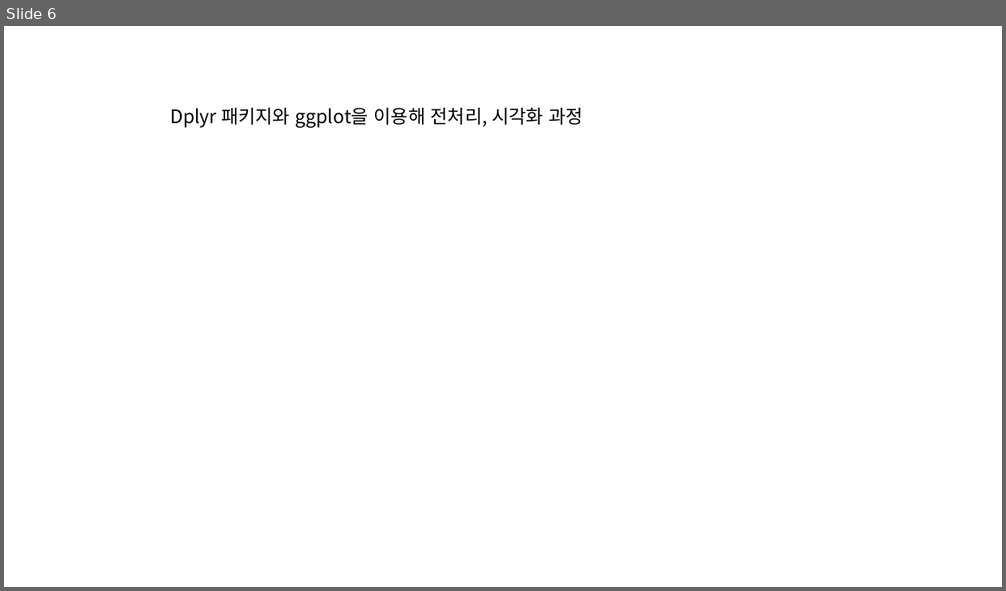
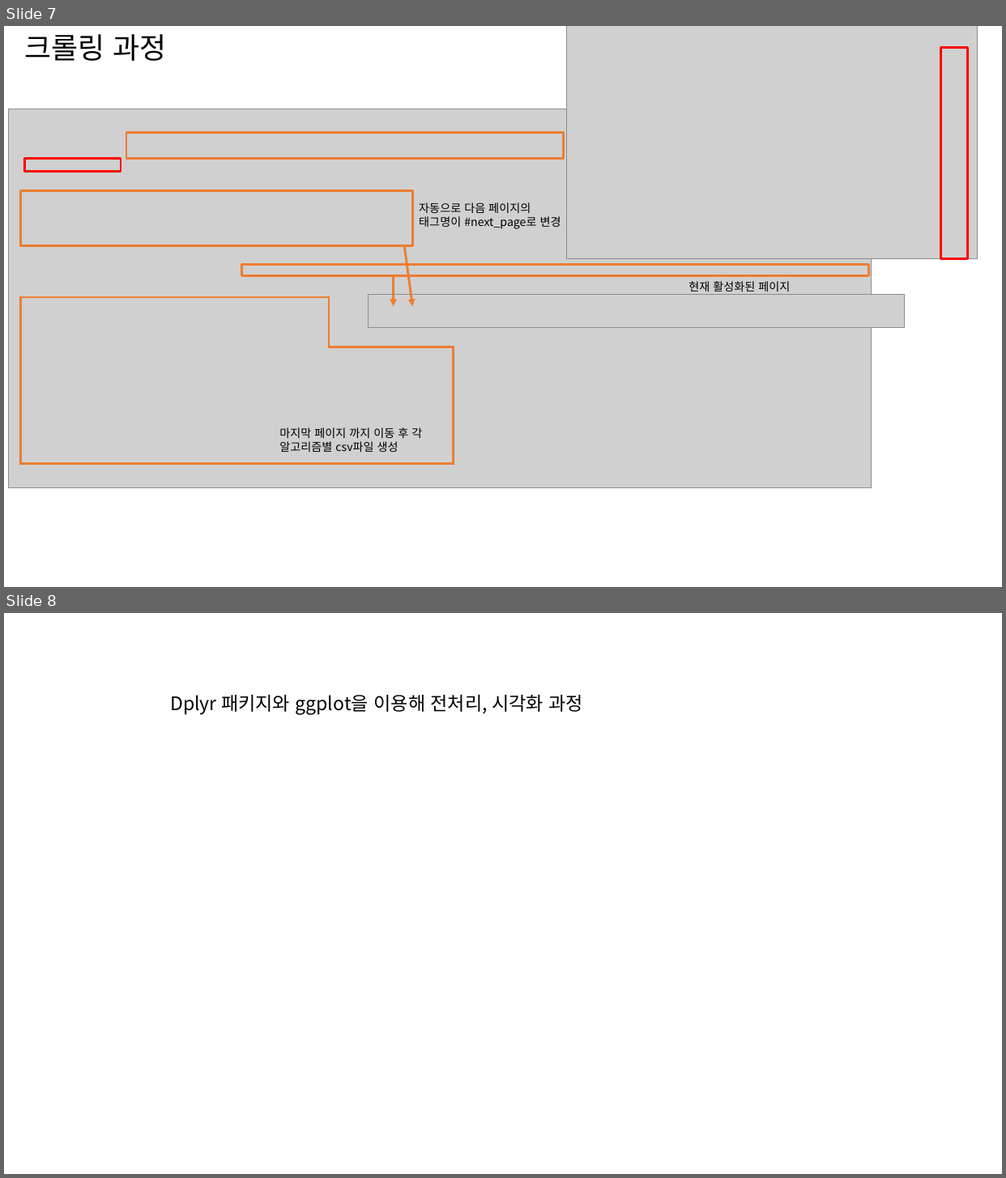
Before and after one commit to lee-dk/R, a slide deck: mini_project/R 프로젝트.pptx. Shown one above the other, each under a label of ours: slide 6 before the commit, slides 7 and 8 after it. The pictures are 1006x591 and 1006x1178 pixels, drawn with LibreOffice and Linux fonts; fonts in the diff are those of the drawing; grey boxes stand for pictures. Boxes give left, top, right and bottom in pixels: in the first picture for what was removed or moved away, otherwise in the second. Text is boxed around its words. In the diff, an @@ line names an element or a change of style, - is before the commit and + after.

```diff
--- a/mini_project/R 프로젝트.pptx
+++ b/mini_project/R 프로젝트.pptx
@@ slide 7 added at (x1=4, y1=26, x2=1002, y2=587), background #FFFFFF @@
@@ text added at (x1=25, y1=34, x2=167, y2=61), 28 pt, text #000000 @@
+크롤링 과정
@@ picture added at (x1=567, y1=26, x2=978, y2=258) @@
@@ rectangle added at (x1=940, y1=48, x2=967, y2=258), outline #FF0000 2.25 pt @@
@@ picture added at (x1=9, y1=109, x2=871, y2=488) @@
@@ rectangle added at (x1=126, y1=132, x2=563, y2=159), outline #ED7D31 2.25 pt @@
@@ rectangle added at (x1=25, y1=159, x2=121, y2=171), outline #FF0000 2.25 pt @@
@@ rectangle added at (x1=20, y1=191, x2=413, y2=246), outline #ED7D31 2.25 pt @@
@@ text added at (x1=419, y1=203, x2=561, y2=229), 11 pt, text #000000 @@
+자동으로 다음 페이지의
+태그명이 #next_page로 변경
@@ rectangle added at (x1=242, y1=264, x2=868, y2=276), outline #ED7D31 2.25 pt @@
@@ arrow added from (404, 246) to (413, 307), #ED7D31 2.25 pt @@
@@ arrow added from (394, 276) to (394, 307), #ED7D31 2.25 pt @@
@@ text added at (x1=688, y1=281, x2=790, y2=292), 11 pt, text #000000 @@
+현재 활성화된 페이지
@@ corner added at (x1=20, y1=297, x2=454, y2=465), outline #ED7D31 2.25 pt @@
@@ picture added at (x1=368, y1=295, x2=906, y2=327) @@
@@ text added at (x1=279, y1=428, x2=422, y2=452), 11 pt, text #000000 @@
+마지막 페이지 까지 이동 후 각 알고리즘별 csv파일 생성
@@ what was slide 6 is now slide 8 @@
```
Also in this commit, not shown: 1 slide changed, 1 other slide added, 1 other file.
